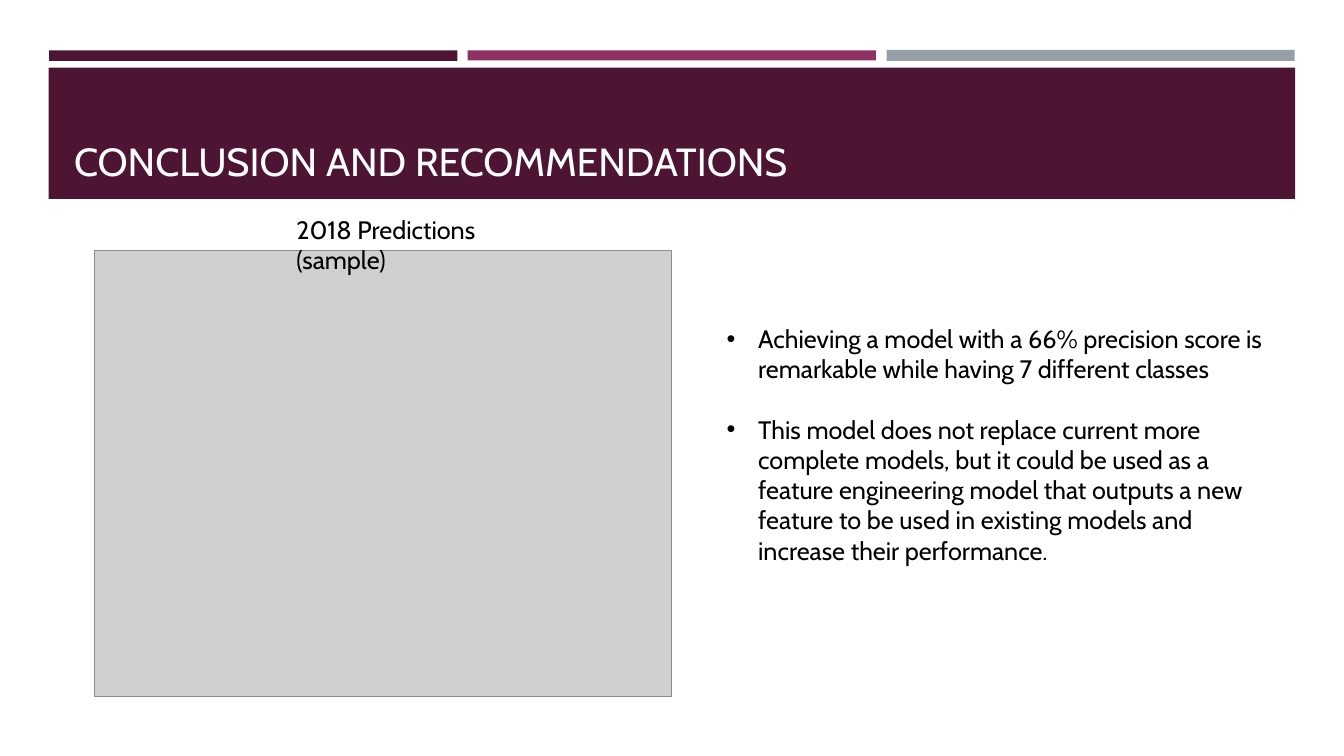
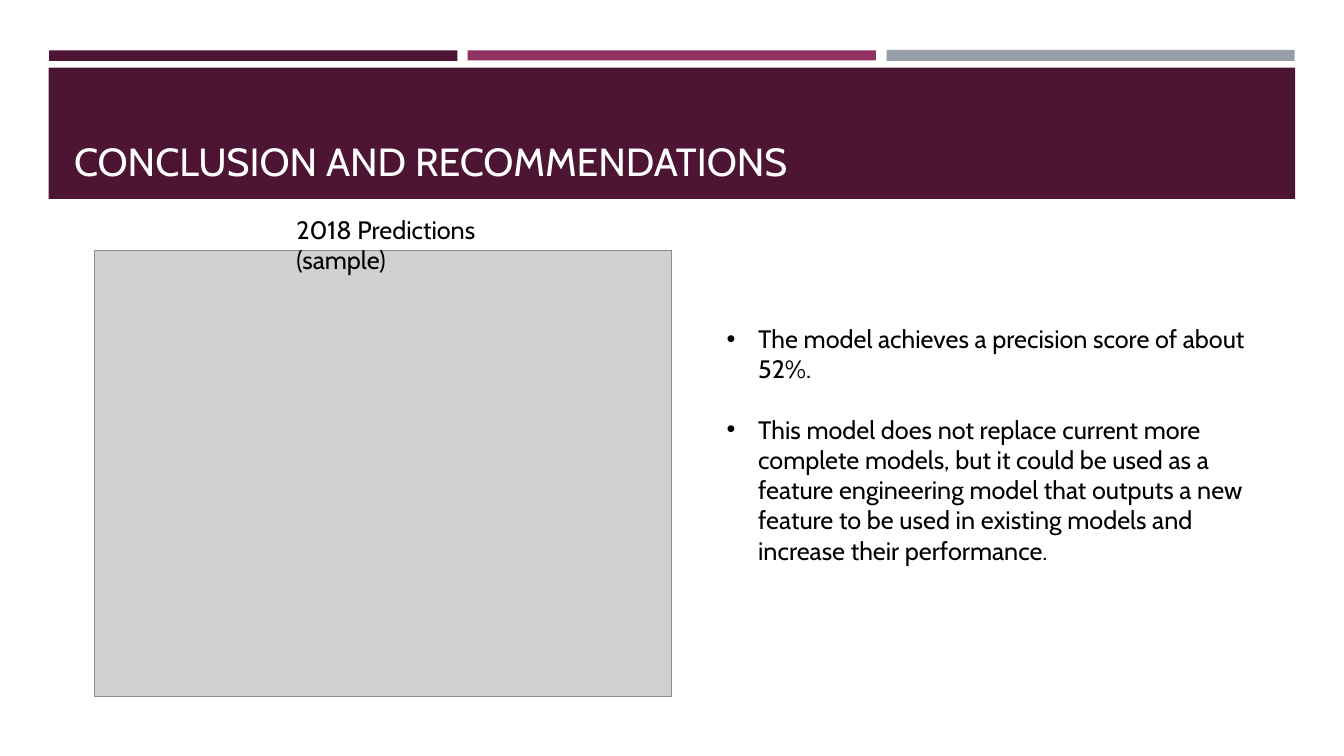
Before and after one commit to feraguilari/WorldBank_Capstone, a slide deck: slide 9 of presentation.pptx. Drawn at 1344x756 pixels with LibreOffice and Linux fonts; fonts in the diff are those of the drawing; grey boxes stand for pictures. Boxes give left, top, right and bottom in pixels: in the first picture for what was removed or moved away, otherwise in the second. Text is boxed around its words. In the diff, an @@ line names an element or a change of style, - is before the commit and + after.

```diff
--- a/presentation.pptx
+++ b/presentation.pptx
@@ text at (758,329,1245,379): text changed @@
-• Achieving a model with a 66% precision score is remarkable while having 7 different classes
+• The model achieves a precision score of about 52%.
```
Also in this commit, not shown: 2 other slides changed, 2 other files.
